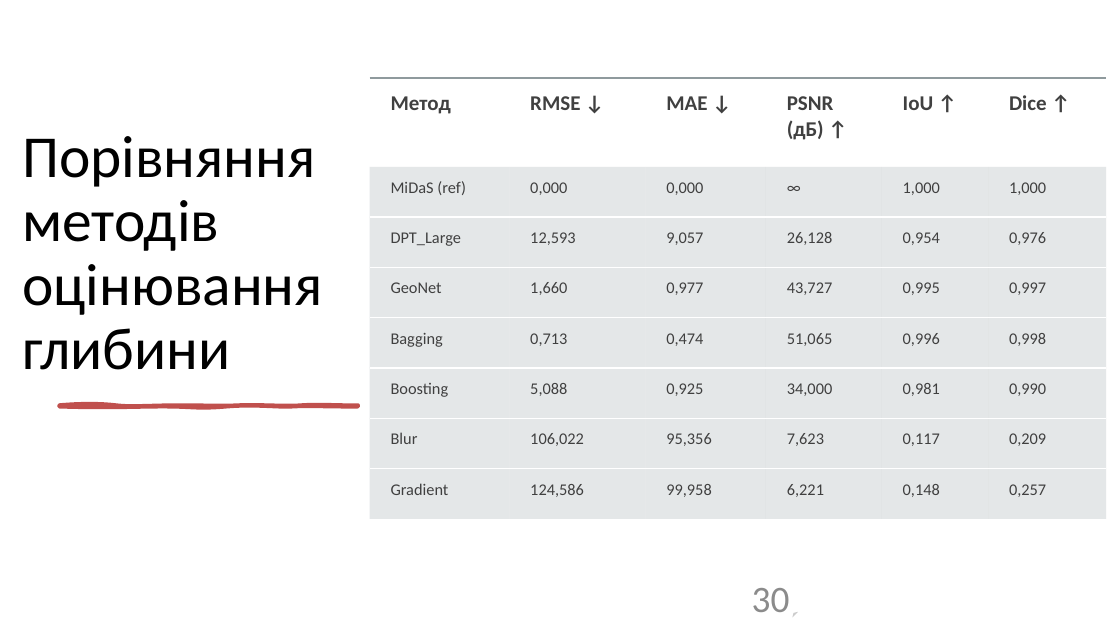
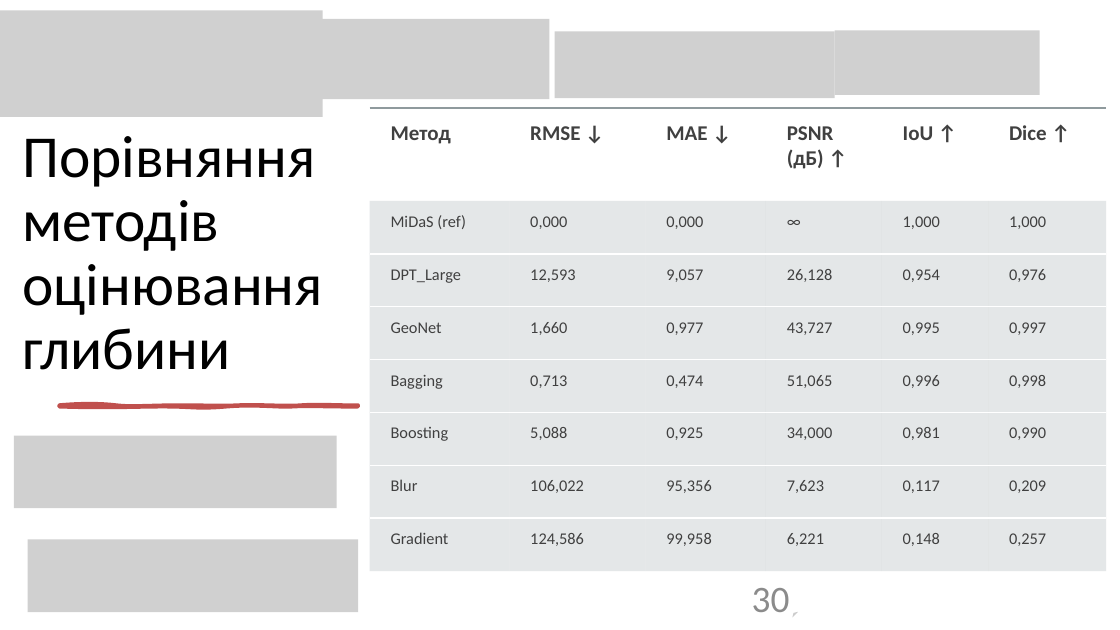
Before and after one commit to ly0wenka/dis_f, a slide deck: slide 30 of dissertation_Kondratov_slides.pptx. Drawn at 1120x630 pixels with LibreOffice and Linux fonts; fonts in the diff are those of the drawing; grey boxes stand for pictures. Boxes give left, top, right and bottom in pixels: in the first picture for what was removed or moved away, otherwise in the second. Text is boxed around its words. In the diff, an @@ line names an element or a change of style, - is before the commit and + after.

```diff
--- a/dissertation_Kondratov_slides.pptx
+++ b/dissertation_Kondratov_slides.pptx
@@ picture added at [0, 10, 323, 117] @@
@@ picture added at [313, 18, 549, 99] @@
@@ picture added at [555, 31, 834, 98] @@
@@ picture added at [835, 30, 1040, 95] @@
@@ table: place and size @@
-table at [370, 78, 1107, 519]
+table at [370, 108, 1107, 571]
@@ picture added at [13, 436, 336, 508] @@
@@ picture added at [28, 539, 358, 613] @@
```
Also in this commit, not shown: 9 other slides changed.
